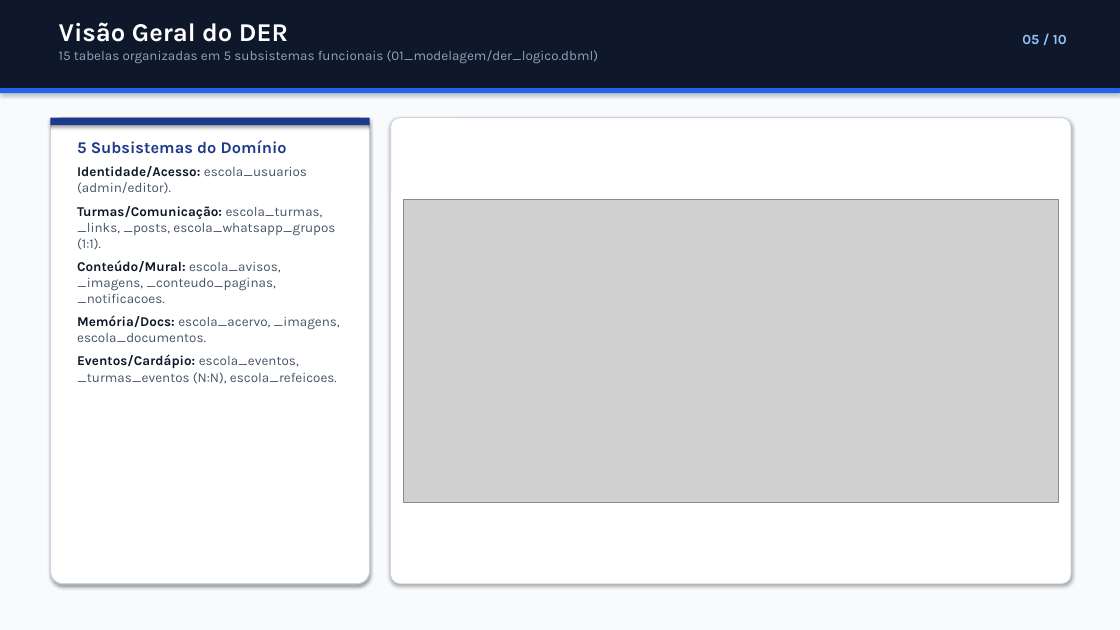
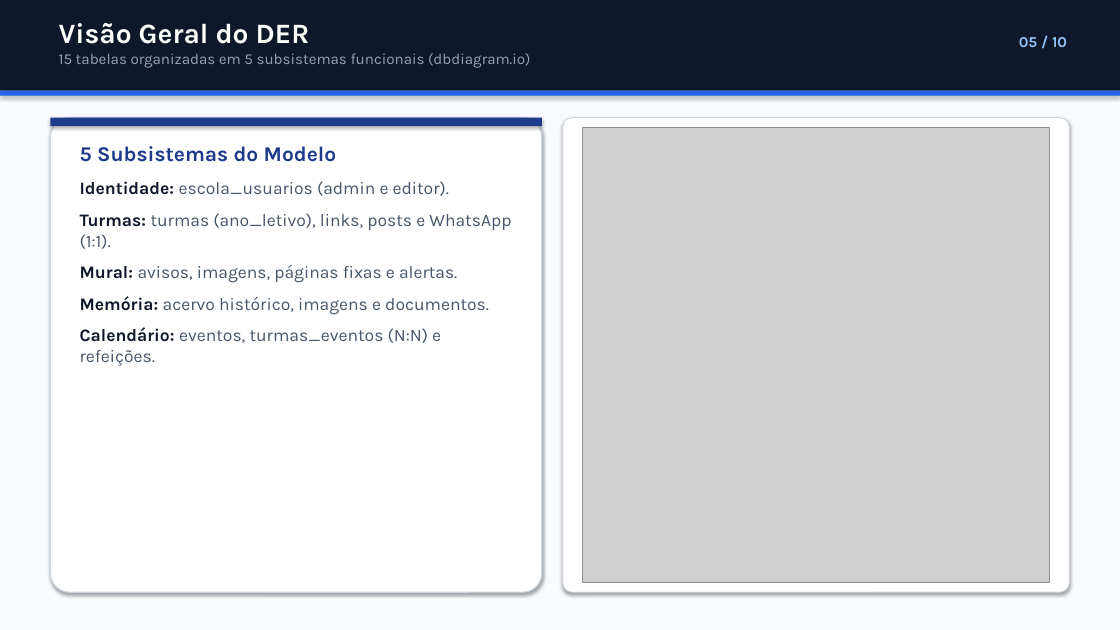
Before and after one commit to jefheee/a3-banco-dados-benonivio, a slide deck: slide 5 of 03_apresentacao/Apresentacao_A3_Portal_Escolar.pptx. Drawn at 1120x630 pixels with LibreOffice and Linux fonts; fonts in the diff are those of the drawing; grey boxes stand for pictures. Boxes give left, top, right and bottom in pixels: in the first picture for what was removed or moved away, otherwise in the second. Text is boxed around its words. In the diff, an @@ line names an element or a change of style, - is before the commit and + after.

```diff
--- a/03_apresentacao/Apresentacao_A3_Portal_Escolar.pptx
+++ b/03_apresentacao/Apresentacao_A3_Portal_Escolar.pptx
@@ text at (59, 23, 310, 44): size 22 to 24 pt in "Visão Geral do DER" @@
@@ text "05 / 10" at (1019, 37, 1067, 47): size 12 to 13 pt @@
@@ text at (59, 53, 530, 68): text changed; size 11.5 to 13 pt @@
-15 tabelas organizadas em 5 subsistemas funcionais (01_modelagem/der_logico.dbml)
+15 tabelas organizadas em 5 subsistemas funcionais (dbdiagram.io)
@@ rounded rectangle: place and size @@
-rounded rectangle at (50, 118, 370, 584)
+rounded rectangle at (50, 118, 542, 592)
@@ rectangle: place and size @@
-rectangle at (50, 118, 370, 125)
+rectangle at (50, 118, 542, 126)
@@ rounded rectangle: place and size @@
-rounded rectangle at (391, 118, 1071, 584)
+rounded rectangle at (563, 118, 1070, 592)
@@ text at (80, 146, 511, 366): text changed; size 11.5 to 15 pt @@
-5 Subsistemas do Domínio
-Identidade/Acesso: escola_usuarios (admin/editor).
-Turmas/Comunicação: escola_turmas, _links, _posts, escola_whatsapp_grupos (1:1).
-Conteúdo/Mural: escola_avisos, _imagens, _conteudo_paginas, _notificacoes.
-Memória/Docs: escola_acervo, _imagens, escola_documentos.
-Eventos/Cardápio: escola_eventos, _turmas_eventos (N:N), escola_refeicoes.
+5 Subsistemas do Modelo
+Identidade: escola_usuarios (admin e editor).
+Turmas: turmas (ano_letivo), links, posts e WhatsApp (1:1).
+Mural: avisos, imagens, páginas fixas e alertas.
+Memória: acervo histórico, imagens e documentos.
+Calendário: eventos, turmas_eventos (N:N) e refeições.
@@ picture: place and size @@
-picture at (403, 199, 1059, 502)
+picture at (582, 128, 1050, 582)
```
Also in this commit, not shown: 9 other slides changed, 28 other files.
